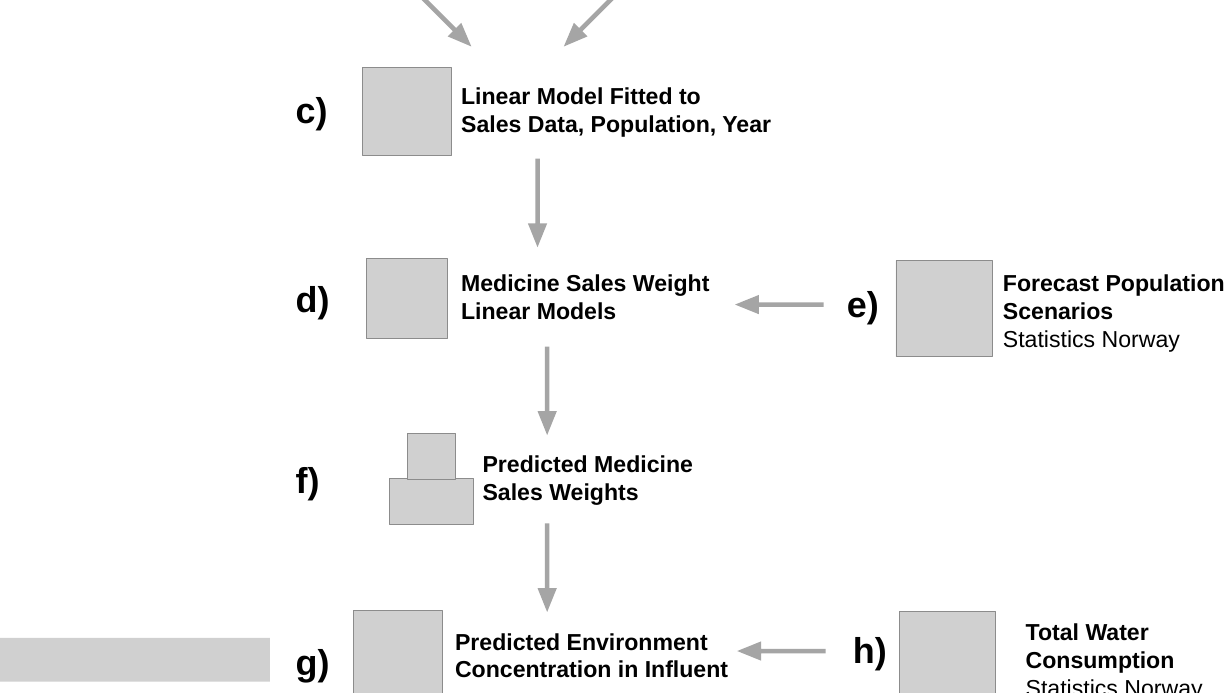
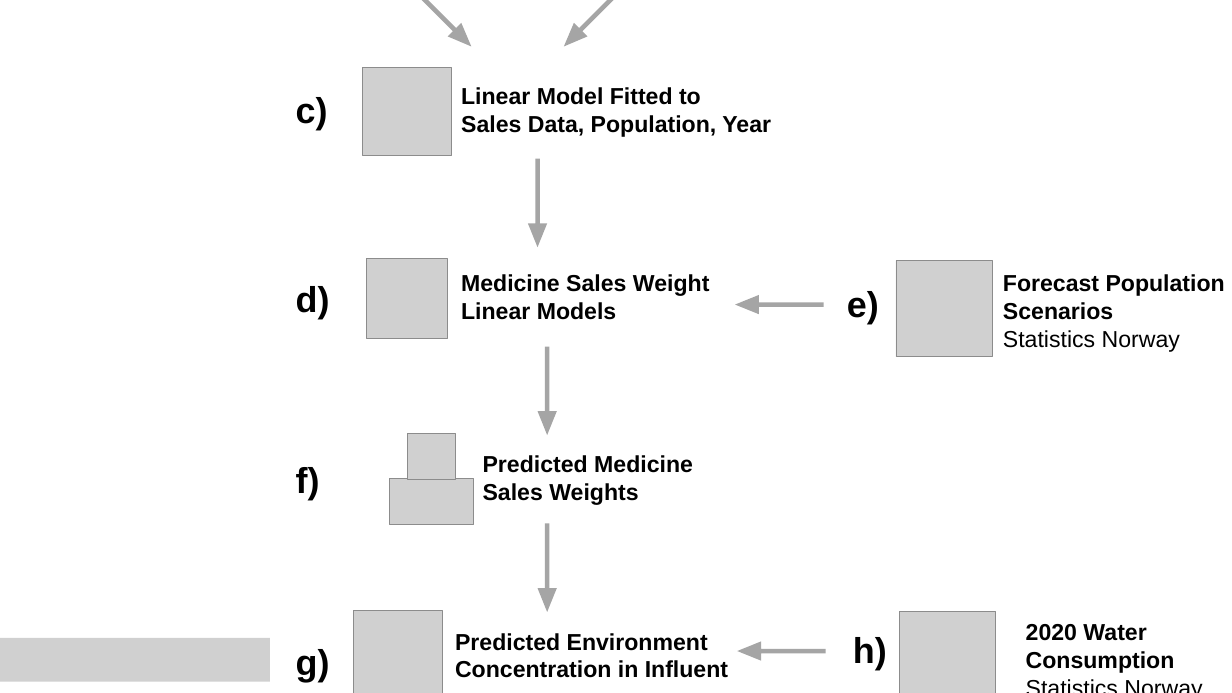
Before and after one commit to samawelch/API_RQ_BN, a slide deck: slide 1 of output/images/raw/figure01_conceptual.pptx. Drawn at 1232x693 pixels with LibreOffice and Linux fonts; fonts in the diff are those of the drawing; grey boxes stand for pictures; background and template pictures are left out. Boxes give left, top, right and bottom in pixels: in the first picture for what was removed or moved away, otherwise in the second. Text is boxed around its words. In the diff, an @@ line names an element or a change of style, - is before the commit and + after.

```diff
--- a/output/images/raw/figure01_conceptual.pptx
+++ b/output/images/raw/figure01_conceptual.pptx
@@ text at <box>1026,624,1146,641</box>: text changed @@
-Total Water
+2020 Water
```
Also in this commit, not shown: 53 other files.
